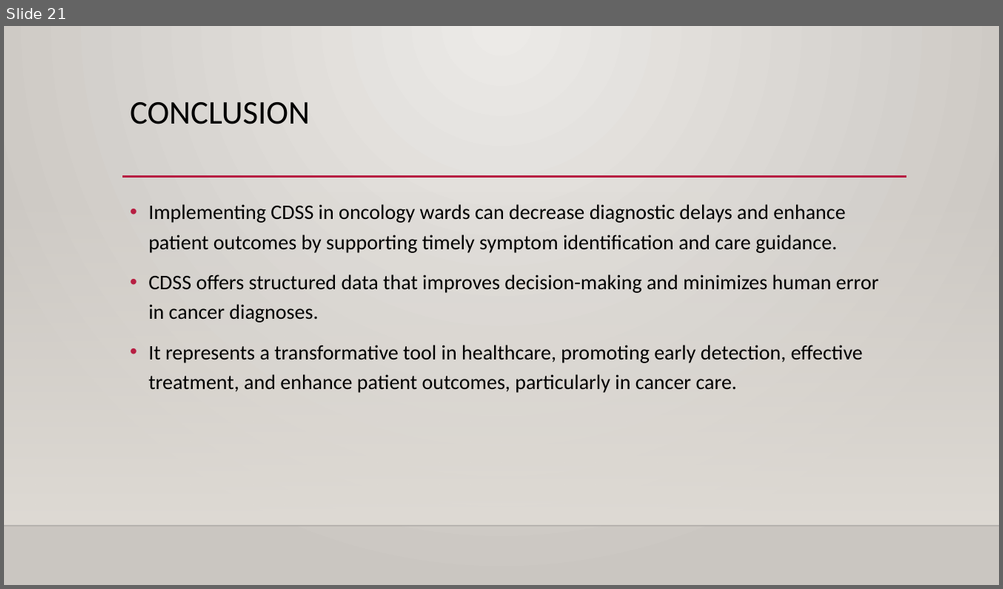
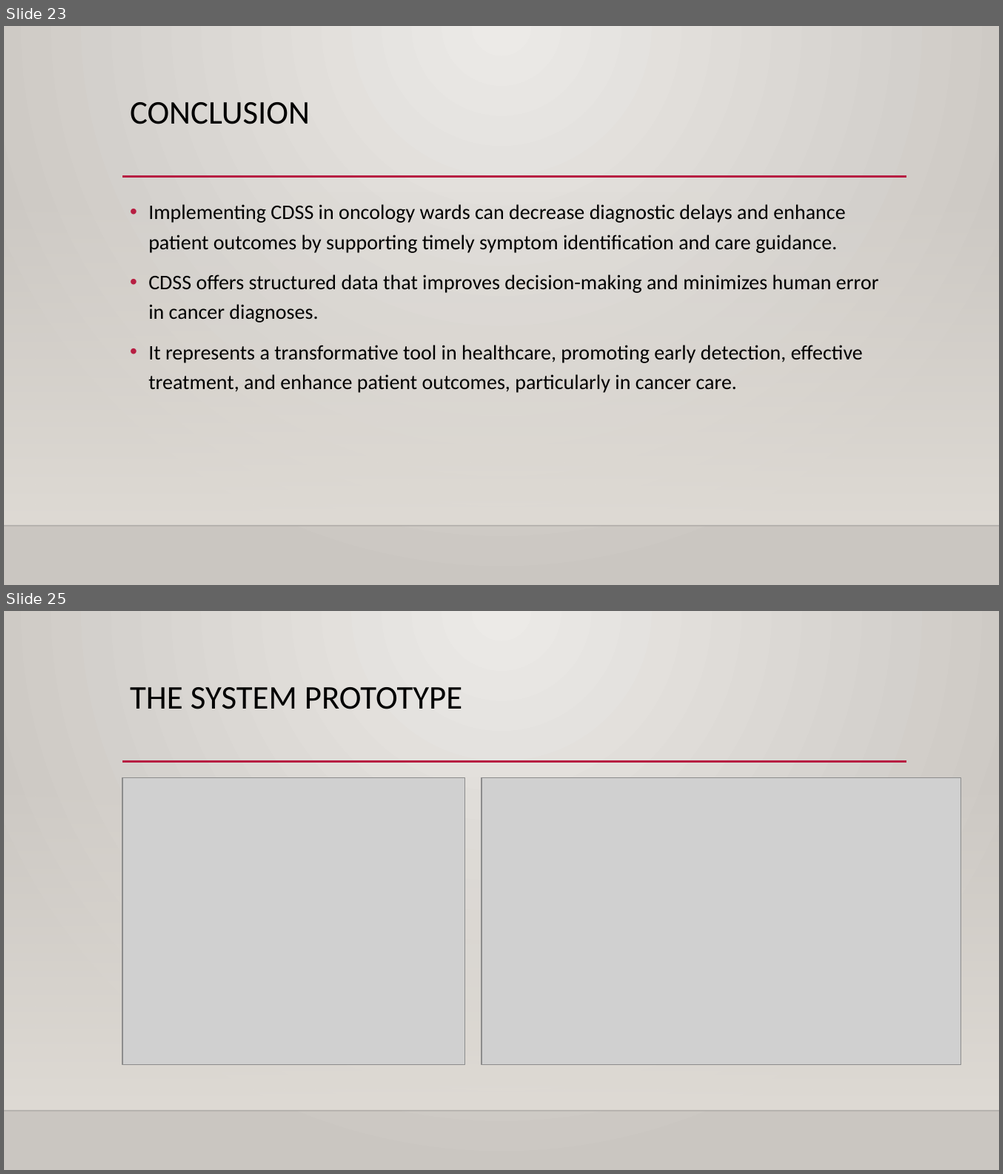
Before and after one commit to Wvrmhat/VMHC300_project, a slide deck: Presentation/QIP Presentation_BIT group_Updated.pptx. Shown one above the other, each under a label of ours: slide 21 before the commit, slides 23 and 25 after it; the slides between them are not shown. The pictures are 1003x589 and 1003x1174 pixels, drawn with LibreOffice and Linux fonts; fonts in the diff are those of the drawing; grey boxes stand for pictures; background and template pictures are left out. Boxes give left, top, right and bottom in pixels: in the first picture for what was removed or moved away, otherwise in the second. Text is boxed around its words. In the diff, an @@ line names an element or a change of style, - is before the commit and + after.

```diff
--- a/Presentation/QIP Presentation_BIT group_Updated.pptx
+++ b/Presentation/QIP Presentation_BIT group_Updated.pptx
@@ slide 25 added at (x1=4, y1=611, x2=999, y2=1170), background gradient #ECEAE7 to #CAC7C1; not listed: 3 template elements that a slide beside it also shows @@
@@ title added at (x1=130, y1=687, x2=462, y2=709), 32 pt, text #000000 @@
+THE SYSTEM PROTOTYPE
@@ picture added at (x1=122, y1=777, x2=465, y2=1065) @@
@@ picture added at (x1=481, y1=777, x2=962, y2=1065) @@
@@ what was slide 21 is now slide 23 @@
```
Also in this commit, not shown: 4 slides changed, 6 other slides added, 3 slides removed.
